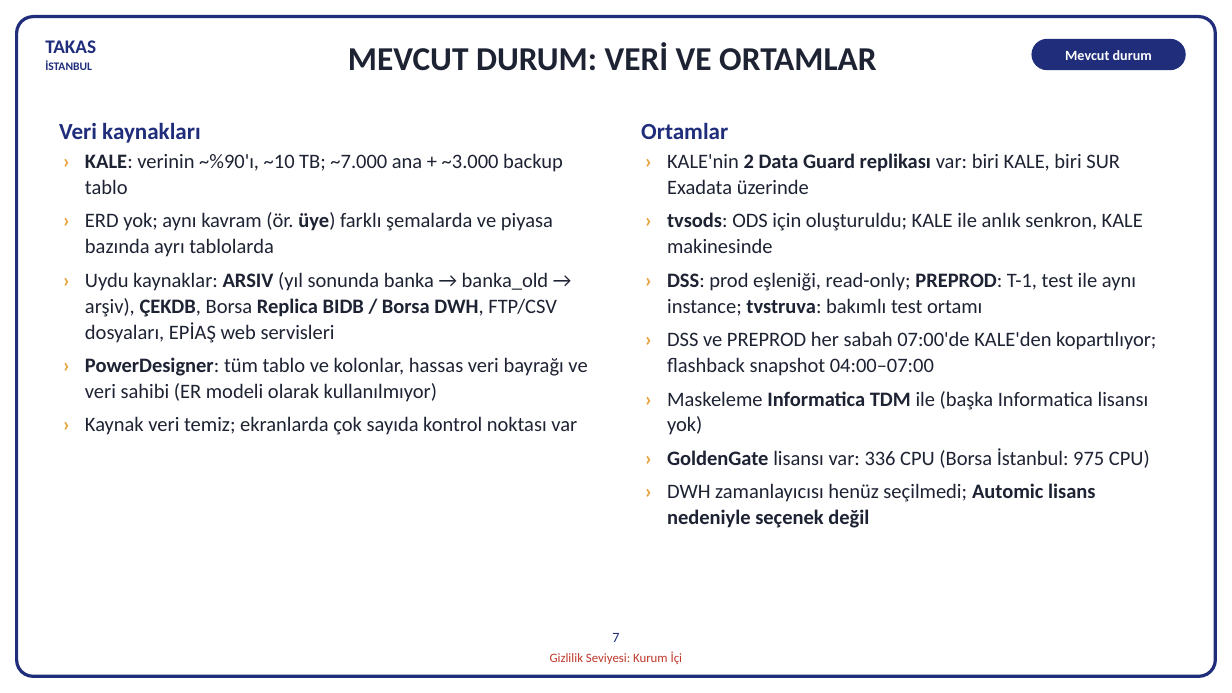
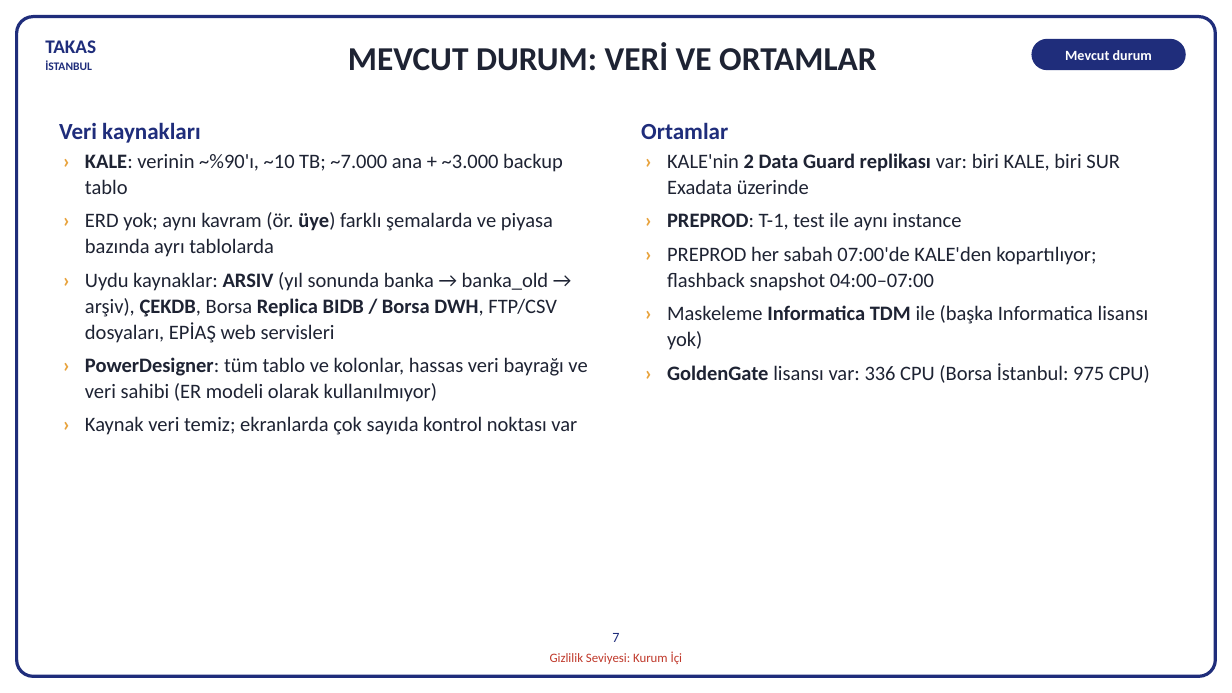
Before and after one commit to hanifidemirel0/Cursor-Projects, a slide deck: slide 7 of outputs/dwh-sunum-kasim-2026/5 - DWHSunum_Kasim2026.pptx. Drawn at 1232x693 pixels with LibreOffice and Linux fonts; fonts in the diff are those of the drawing. Boxes give left, top, right and bottom in pixels: in the first picture for what was removed or moved away, otherwise in the second. Text is boxed around its words. In the diff, an @@ line names an element or a change of style, - is before the commit and + after.

```diff
--- a/outputs/dwh-sunum-kasim-2026/5 - DWHSunum_Kasim2026.pptx
+++ b/outputs/dwh-sunum-kasim-2026/5 - DWHSunum_Kasim2026.pptx
@@ text at [667,212,1096,291]: text changed @@
-› tvsods: ODS için oluşturuldu; KALE ile anlık senkron, KALE makinesinde
-› DSS: prod eşleniği, read-only; PREPROD: T-1, test ile aynı instance; tvstruva: bakımlı test ortamı
-› DSS ve PREPROD her sabah 07:00'de KALE'den kopartılıyor; flashback snapshot 04:00–07:00
+› PREPROD: T-1, test ile aynı instance
+› PREPROD her sabah 07:00'de KALE'den kopartılıyor; flashback snapshot 04:00–07:00
@@ text at [667,483,1095,528]: paragraph removed @@
-› DWH zamanlayıcısı henüz seçilmedi; Automic lisans nedeniyle seçenek değil
```
Also in this commit, not shown: 4 other slides changed, 7 other files.
